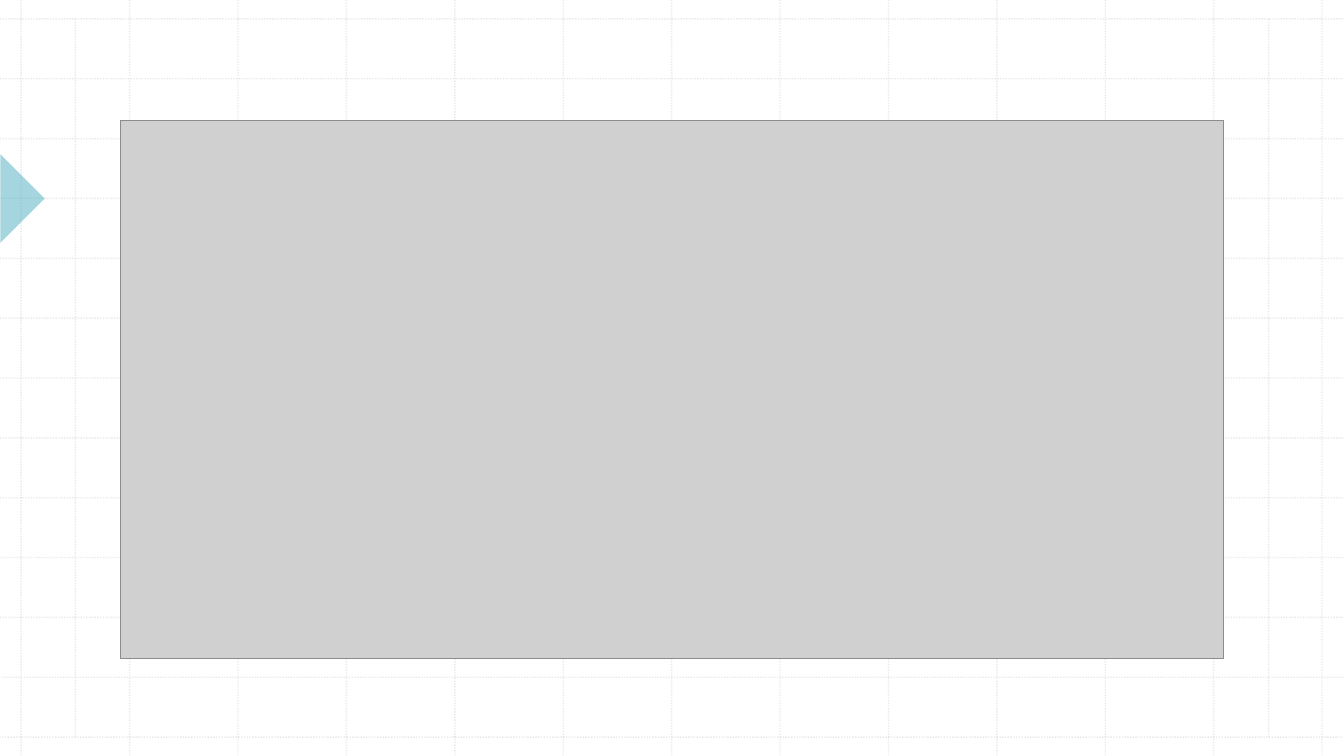
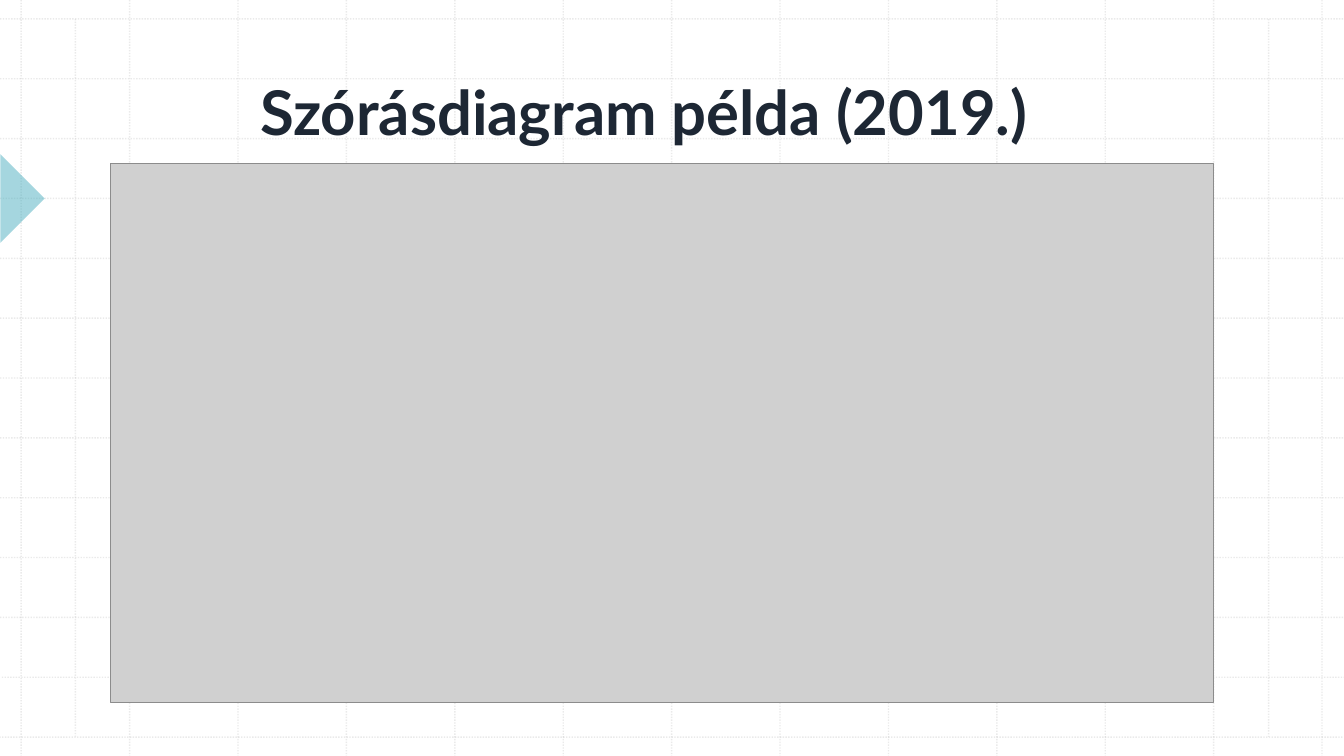
Before and after one commit to konderal333/-nkutfel, a slide deck: slide 5 of TDK prezi.pptx. Drawn at 1344x756 pixels with LibreOffice and Linux fonts; fonts in the diff are those of the drawing; grey boxes stand for pictures. Boxes give left, top, right and bottom in pixels: in the first picture for what was removed or moved away, otherwise in the second. Text is boxed around its words. In the diff, an @@ line names an element or a change of style, - is before the commit and + after.

```diff
--- a/TDK prezi.pptx
+++ b/TDK prezi.pptx
@@ title added at <box>260,87,1027,146</box>, 44 pt, text #1D2734, bold @@
+Szórásdiagram példa (2019.)
@@ picture: place and size @@
-picture at <box>121,120,1224,658</box>
+picture at <box>111,163,1214,702</box>
```
Also in this commit, not shown: 4 other slides changed, 1 slide added.
